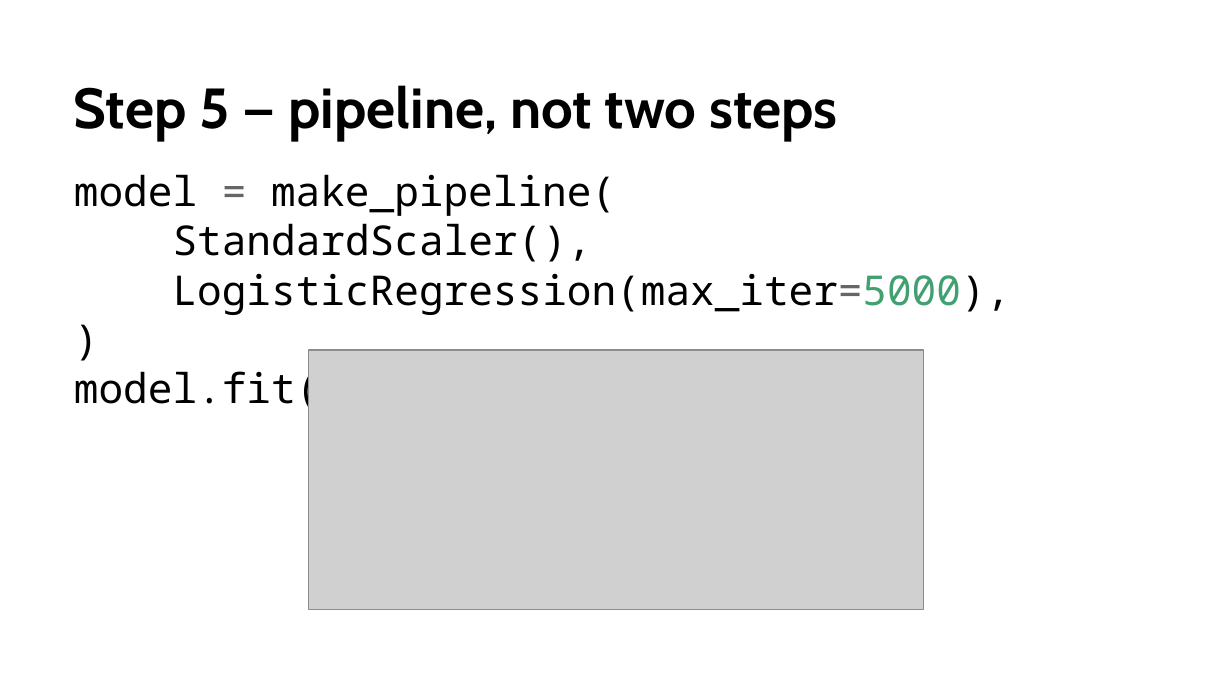
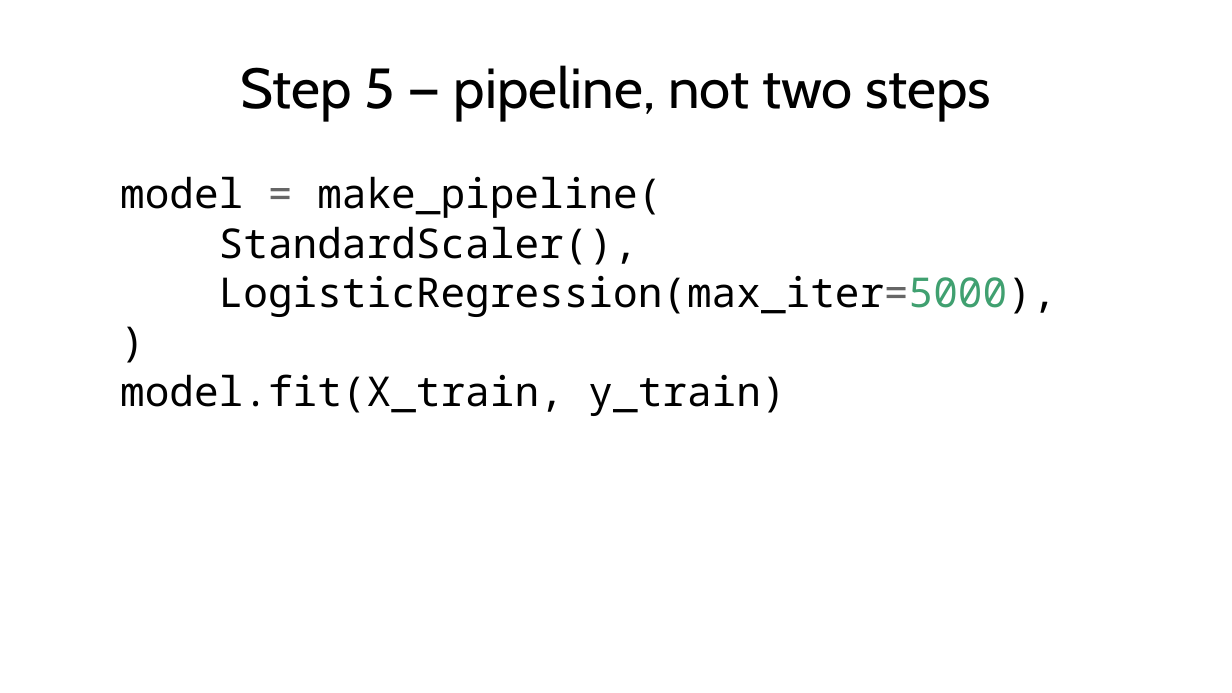
Before and after one commit to fabioantonini/technologies-for-artificial-intelligence, a slide deck: slide 43 of Lessons/01_introduction_and_workflow/Slides/introduction_and_workflow_slides.pptx (slide 40 before the commit). Drawn at 1232x693 pixels with LibreOffice and Linux fonts; fonts in the diff are those of the drawing; grey boxes stand for pictures; background and template pictures are left out. Boxes give left, top, right and bottom in pixels: in the first picture for what was removed or moved away, otherwise in the second. Text is boxed around its words. In the diff, an @@ line names an element or a change of style, - is before the commit and + after.

```diff
--- a/Lessons/01_introduction_and_workflow/Slides/introduction_and_workflow_slides.pptx
+++ b/Lessons/01_introduction_and_workflow/Slides/introduction_and_workflow_slides.pptx
@@ title "Step 5 — pipeline, not ..." at box(240, 65, 991, 121): bold off; alignment left to centre; vertical alignment bottom to middle @@
@@ text "model = make_pipeline( StandardScaler(), LogisticRegression( ..." at box(120, 176, 1057, 416): indent changed @@
@@ picture removed at box(309, 350, 924, 610) @@
```
Also in this commit, not shown: 6 other slides changed, 7 slides added, 9 other files.
